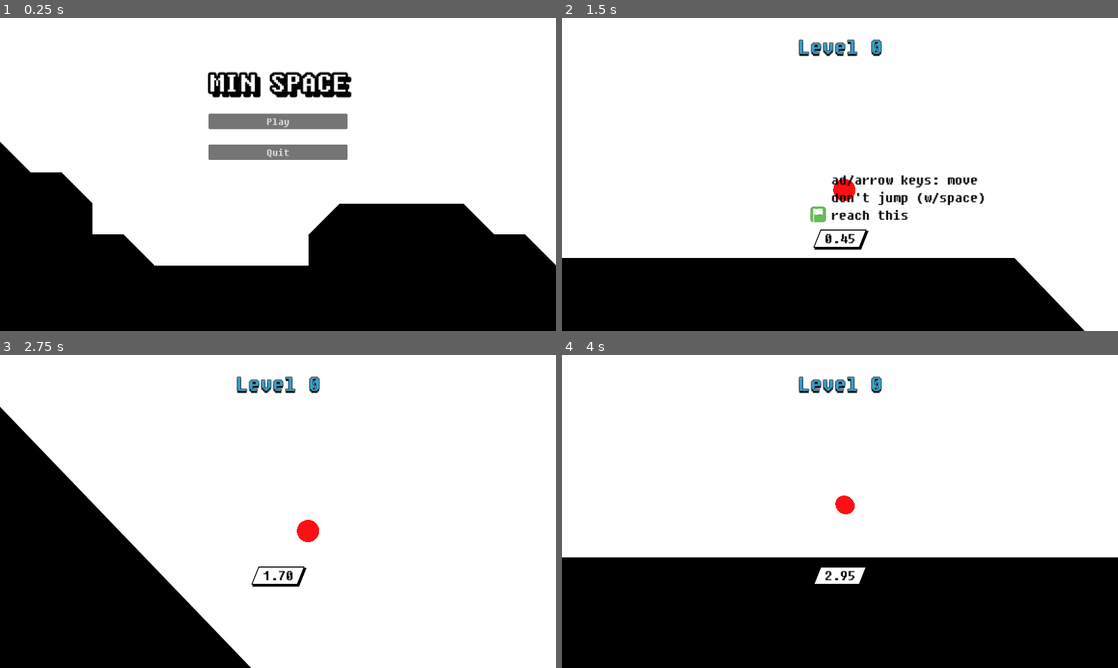
Above: before the commit, frames 1-4 (two rows, left to right).
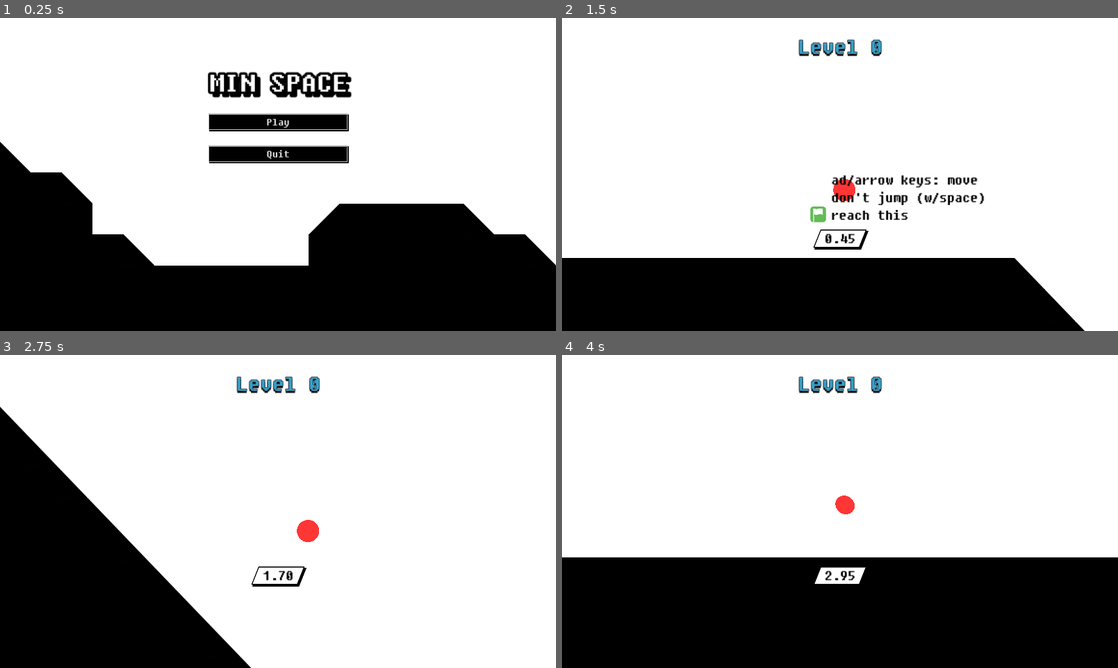
Above: after the commit, the same moments.

Repository: kagamiAL/CALHACKS_2024
Game: Godot game, scene res://scenes/Main/Main.tscn
Same seed, same stepped clock (60 frames per second), same inputs: the game is played once before the commit and once after it.
Inputs:
- Up to frame 1 (0.25 s): no input
- Up to frame 2 (1.5 s): click "Play" at 0.5 s; tap Enter (ui_accept) at 1.25 s; hold Right (ui_right) from 1.28 s (still down)
- Up to frame 3 (2.75 s): keep holding Right (ui_right); tap Enter (ui_accept) at 1.52, 2.27 s
- Up to frame 4 (4 s): release Right (ui_right) at 2.78 s; hold Left (ui_left) 2.78-3.53 s; hold Right (ui_right) from 3.53 s (still down); tap Enter (ui_accept) at 3.77 s

The runs differ from the first frame. In frame 1, 2.9% of the frame differs, in the area x 37-63%, y 30-47%; in frame 2, 0.2%; in frame 3, 0.2%; in frame 4, 0.2%.

Commit message:
gui redesign

Diff:
--- a/project.godot
+++ b/project.godot
@@ -26,6 +26,7 @@
 
 [gui]
 
+theme/custom="res://res/theme.tres"
 theme/custom_font="res://res/FSEX302.ttf"
 theme/default_font_antialiasing=0
 theme/default_font_multichannel_signed_distance_field=true
--- /dev/null
+++ b/res/theme.tres
@@ -0,0 +1,63 @@
+[gd_resource type="Theme" load_steps=5 format=3 uid="uid://ckxqvhlb7yogw"]
+
+[sub_resource type="StyleBoxFlat" id="StyleBoxFlat_7krl2"]
+content_margin_left = 10.0
+content_margin_top = 5.0
+content_margin_right = 10.0
+content_margin_bottom = 5.0
+bg_color = Color(0, 0, 0, 1)
+border_width_left = 2
+border_width_top = 2
+border_width_right = 2
+border_width_bottom = 2
+border_color = Color(1, 1, 1, 1)
+shadow_color = Color(0, 0, 0, 1)
+
+[sub_resource type="StyleBoxFlat" id="StyleBoxFlat_qbkk8"]
+content_margin_left = 10.0
+content_margin_top = 5.0
+content_margin_right = 10.0
+content_margin_bottom = 5.0
+bg_color = Color(0.0941176, 0.0941176, 0.0941176, 1)
+border_width_left = 2
+border_width_top = 2
+border_width_right = 2
+border_width_bottom = 2
+border_color = Color(0.741176, 0.741176, 0.741176, 1)
+shadow_color = Color(0, 0, 0, 1)
+shadow_size = 1
+shadow_offset = Vector2(2, 2)
+
+[sub_resource type="StyleBoxFlat" id="StyleBoxFlat_wuosi"]
+content_margin_left = 10.0
+content_margin_top = 5.0
+content_margin_right = 10.0
+content_margin_bottom = 5.0
+bg_color = Color(0, 0, 0, 1)
+border_width_left = 2
+border_width_top = 2
+border_width_right = 2
+border_width_bottom = 2
+border_color = Color(0.741176, 0.741176, 0.741176, 1)
+shadow_color = Color(0, 0, 0, 1)
+shadow_size = 1
+shadow_offset = Vector2(2, 2)
+
+[sub_resource type="StyleBoxFlat" id="StyleBoxFlat_nsx7m"]
+content_margin_left = 10.0
+content_margin_top = 5.0
+content_margin_right = 10.0
+content_margin_bottom = 5.0
+bg_color = Color(0, 0, 0, 1)
+border_width_left = 2
+border_width_top = 2
+border_width_right = 2
+border_width_bottom = 2
+border_color = Color(0.741176, 0.741176, 0.741176, 1)
+shadow_color = Color(0, 0, 0, 1)
+
+[resource]
+Button/styles/focus = SubResource("StyleBoxFlat_7krl2")
+Button/styles/hover = SubResource("StyleBoxFlat_qbkk8")
+Button/styles/normal = SubResource("StyleBoxFlat_wuosi")
+Button/styles/pressed = SubResource("StyleBoxFlat_nsx7m")
--- a/scenes/Player/Player.tscn
+++ b/scenes/Player/Player.tscn
@@ -181,7 +181,7 @@
 [node name="Sprite" type="Node2D" parent="."]
 script = ExtResource("18_wu17r")
 radius = 23.0
-color = Color(1, 0.06, 0.0756664, 1)
+color = Color(1, 0.211765, 0.211765, 1)
 max_shake = 0.2
 
 [node name="AnimationPlayer" type="AnimationPlayer" parent="."]
--- a/scenes/UI/GameOver.tscn
+++ b/scenes/UI/GameOver.tscn
@@ -47,7 +47,7 @@
 
 [node name="Time" type="Label" parent="CanvasLayer/VBoxContainer"]
 layout_mode = 2
-theme_override_colors/font_color = Color(0.596078, 0.0117647, 0.854902, 1)
+theme_override_colors/font_color = Color(0.87451, 0, 0.945098, 1)
 theme_override_colors/font_shadow_color = Color(0, 0, 0, 1)
 theme_override_colors/font_outline_color = Color(0, 0, 0, 1)
 theme_override_constants/shadow_offset_x = 0
--- a/scenes/UI/GameWin.tscn
+++ b/scenes/UI/GameWin.tscn
@@ -48,7 +48,7 @@
 
 [node name="Time" type="Label" parent="CanvasLayer/VBoxContainer"]
 layout_mode = 2
-theme_override_colors/font_color = Color(0.596078, 0.0117647, 0.854902, 1)
+theme_override_colors/font_color = Color(0.87451, 0, 0.945098, 1)
 theme_override_colors/font_shadow_color = Color(0, 0, 0, 1)
 theme_override_colors/font_outline_color = Color(0, 0, 0, 1)
 theme_override_constants/shadow_offset_x = 0
